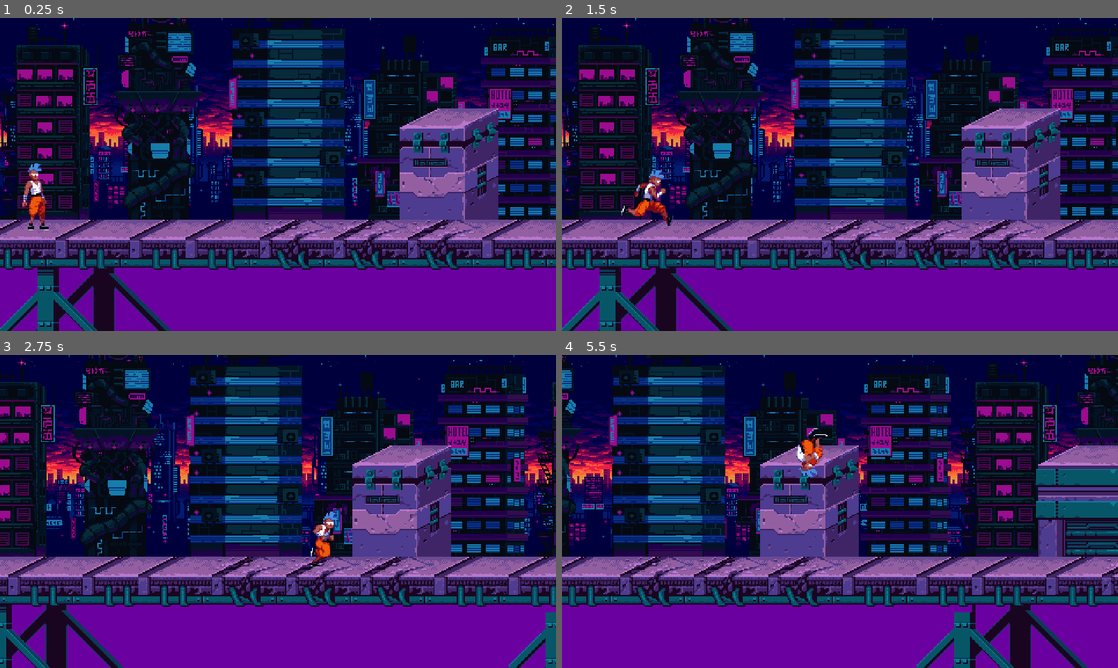
Above: before the commit, frames 1-4 (two rows, left to right).
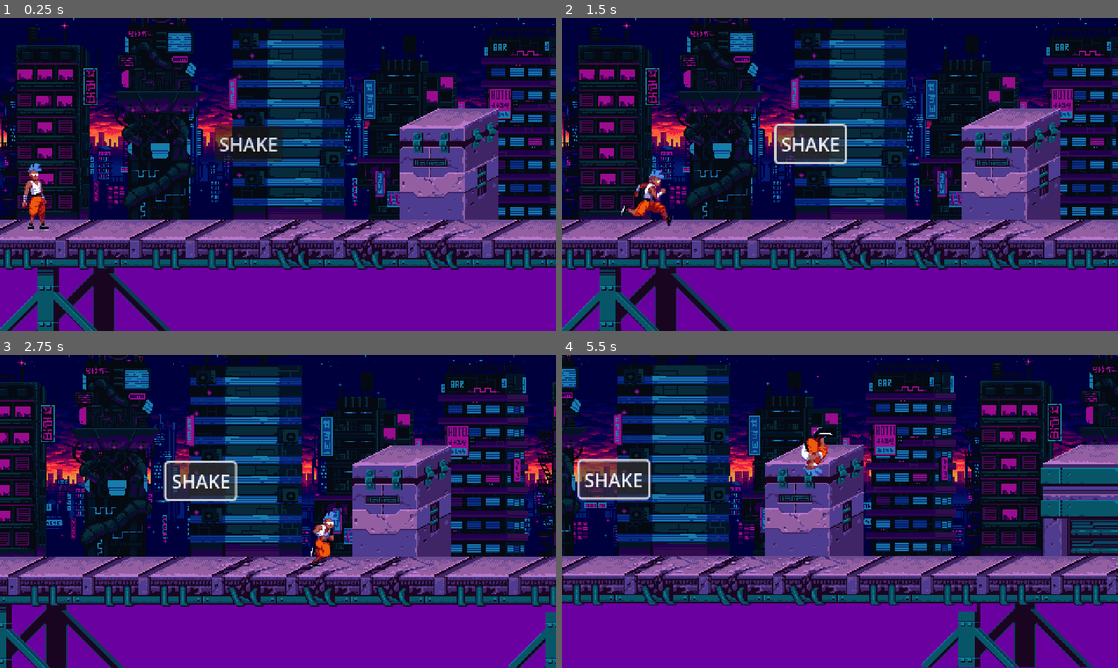
Above: after the commit, the same moments.

Repository: kahanscious/godot-tutorials
Game: Godot game, scene res://levels/test_level.tscn
The game is run twice, just before and just after one commit, with the same random seed, the same clock (stepped at 60 frames per second) and the same inputs.
Inputs (mouse positions are in pixels of both pictures, inside the frame that each line leads up to):
- Up to frame 1 (0.25 s): no input
- Up to frame 2 (1.5 s): click (812, 143) at 0.5 s, where only the run after the commit has a clickable "SHAKE"; hold D (right) from 1.28 s (still down)
- Up to frame 3 (2.75 s): keep holding D (right); tap Space (jump) at 1.52, 2.27 s
- Up to frame 4 (5.5 s): release D (right) at 2.78 s; hold A (left) 2.78-3.53 s; hold D (right) 3.53-5.03 s; tap Space (jump) at 3.77, 4.52, 5.27 s; hold A (left) from 5.03 s (still down)

The runs differ from the first frame. In frame 1, 0.8% of the frame differs, in the area x 38-51%, y 34-46%; in frame 2, 1.7%; in frame 3, 1.7%; in frame 4, 38%, in the area x 0-100%, y 0-100%.

Commit message:
camera shake

Diff:
--- /dev/null
+++ b/levels/button.gd
@@ -0,0 +1 @@
+extends Button
--- a/levels/camera.gd
+++ b/levels/camera.gd
@@ -2,10 +2,49 @@
 
 @export var tile_map: TileMapLayer
 
+@export_group("Shake Settings")
+@export_range(0.0, 10.0, 0.1) var trauma_reduction: float = 6.0
+@export var max_offset: Vector2 = Vector2(8.0, 8.0)
+@export_range(0.0, 100.0, 1.0) var shake_frequency: float = 45.0
+
+var trauma: float = 0.0:
+	set(value):
+		trauma = clampf(value, 0.0, 1.0)
+	get:
+		return trauma
+
+var time: float = 0.0
 
 # Called when the node enters the scene tree for the first time.
 func _ready() -> void:
-	setup_camera_limits(tile_map.get_used_rect())
+	if tile_map:
+		setup_camera_limits(tile_map.get_used_rect())
+
+func _process(delta: float) -> void:
+	if trauma:
+		time += delta * shake_frequency
+		trauma = maxf(trauma - trauma_reduction * delta, 0.0)
+		apply_shake()
+
+
+func apply_shake() -> void:
+	var shake_intensity: float = pow(trauma, 2.0)
+	var offset_x: float = max_offset.x * shake_intensity * sin(time * PI *  0.7)
+	var offset_y: float = max_offset.y * shake_intensity * sin(time * PI *  1.3)
+	var rotation: float = offset_x * 0.02
+
+	offset = Vector2(offset_x, offset_y)
+	rotation_degrees = rotation
+
+func add_trauma(amount: float) -> void:
+	trauma += amount
+
+func configure_shake(shake_type: Utils.ShakeType) -> void:
+	var config: Dictionary = Utils.SHAKE_CONFIGS[shake_type]
+
+	max_offset = config["offset"]
+	trauma_reduction = config["reduction"]
+	shake_frequency = config["frequency"]
 
 
 func setup_camera_limits(used_rect: Rect2i):
--- a/levels/level.gd
+++ b/levels/level.gd
@@ -1,11 +1,21 @@
 class_name Level extends Node2D
 
+@onready var button: Button = $Button
+@onready var player: Player = $Player
 
 # Called when the node enters the scene tree for the first time.
 func _ready() -> void:
 	RenderingServer.set_default_clear_color(Color(0.42, 0, 0.63))
 
 
+
 # Called every frame. 'delta' is the elapsed time since the previous frame.
 func _process(delta: float) -> void:
 	pass
+
+
+func _on_button_pressed() -> void:
+	if player and player.get_node("Camera2D"):
+		var camera: PlayerCamera = player.get_node("Camera2D")
+		camera.configure_shake(Utils.ShakeType.EXPLOSION)
+		camera.add_trauma(0.6)
--- a/levels/test_level.tscn
+++ b/levels/test_level.tscn
@@ -8,6 +8,7 @@
 [ext_resource type="PackedScene" uid="uid://do03vg5ef0w5e" path="res://scenes/player/player_camera.tscn" id="3_q44ju"]
 [ext_resource type="Texture2D" uid="uid://d3kngqd2ups6a" path="res://assets/background/foreground.png" id="4_jr3op"]
 [ext_resource type="PackedScene" uid="uid://c58addhj3pagn" path="res://scenes/world/world_boundary.tscn" id="4_l0utk"]
+[ext_resource type="Script" path="res://levels/button.gd" id="9_in7yj"]
 
 [sub_resource type="RectangleShape2D" id="RectangleShape2D_ciism"]
 size = Vector2(240.775, 3.63616)
@@ -65,3 +66,13 @@
 rotation = 1.5708
 shape = SubResource("RectangleShape2D_ciism")
 debug_color = Color(0.972549, 0, 0.435294, 1)
+
+[node name="Button" type="Button" parent="."]
+offset_left = 184.555
+offset_top = 94.7525
+offset_right = 243.555
+offset_bottom = 125.753
+text = "SHAKE"
+script = ExtResource("9_in7yj")
+
+[connection signal="pressed" from="Button" to="." method="_on_button_pressed"]
--- a/project.godot
+++ b/project.godot
@@ -53,6 +53,7 @@
 [layer_names]
 
 2d_physics/layer_1="ground"
+2d_physics/layer_2="enemy"
 2d_physics/layer_9="player"
 
 [rendering]
--- /dev/null
+++ b/utils.gd
@@ -0,0 +1,32 @@
+class_name Utils
+
+
+enum ShakeType {
+	SMALL,
+	MEDIUM,
+	BIG,
+	EXPLOSION
+	}
+
+const SHAKE_CONFIGS: Dictionary = {
+	ShakeType.SMALL: {
+		"offset": Vector2(8.0, 6.0),
+		"reduction": 7.0,
+		"frequency": 50.0
+	},
+	ShakeType.MEDIUM: {
+		"offset": Vector2(15.0, 12.0),
+		"reduction": 5.0,
+		"frequency": 40.0
+	},
+	ShakeType.BIG: {
+		"offset": Vector2(25.0, 20.0),
+		"reduction": 3.5,
+		"frequency": 35.0
+	},
+	ShakeType.EXPLOSION: {
+		"offset": Vector2(35.0, 30.0),
+		"reduction": 2.5,
+		"frequency": 30.0
+	}
+}
Not shown: 1 places in levels/test_level.tscn that only renumber resources
